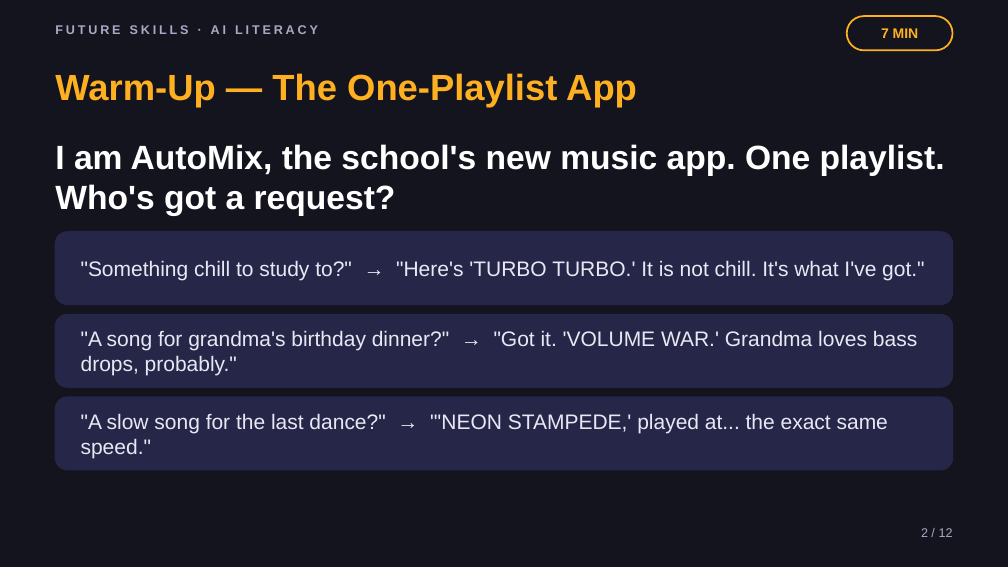
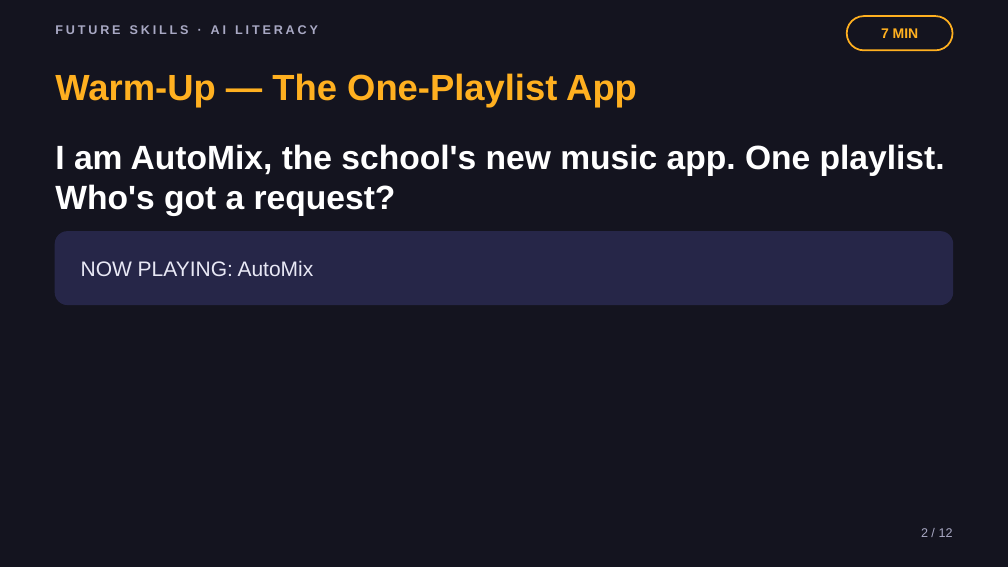
Before and after one commit to phiunit/tptphi, a slide deck: slide 2 of products/ai-training-data-crate/dist/What's in the Playlist - Slides.pptx. Drawn at 1008x567 pixels with LibreOffice and Linux fonts; fonts in the diff are those of the drawing. Boxes give left, top, right and bottom in pixels: in the first picture for what was removed or moved away, otherwise in the second. Text is boxed around its words. In the diff, an @@ line names an element or a change of style, - is before the commit and + after.

```diff
--- a/products/ai-training-data-crate/dist/What's in the Playlist - Slides.pptx
+++ b/products/ai-training-data-crate/dist/What's in the Playlist - Slides.pptx
@@ text at [81,260,314,276]: text changed @@
-"Something chill to study to?" → "Here's 'TURBO TURBO.' It is not chill. It's what I've got."
+NOW PLAYING: AutoMix
@@ rounded rectangle removed at [55,314,953,387] @@
@@ text removed at [81,330,917,376] @@
-"A song for grandma's birthday dinner?" → "Got it. 'VOLUME WAR.' Grandma loves bass drops, probably."
@@ rounded rectangle removed at [55,397,953,470] @@
@@ text removed at [81,413,888,458] @@
-"A slow song for the last dance?" → "'NEON STAMPEDE,' played at... the exact same speed."
```
Also in this commit, not shown: 8 other slides changed, 33 other files.
